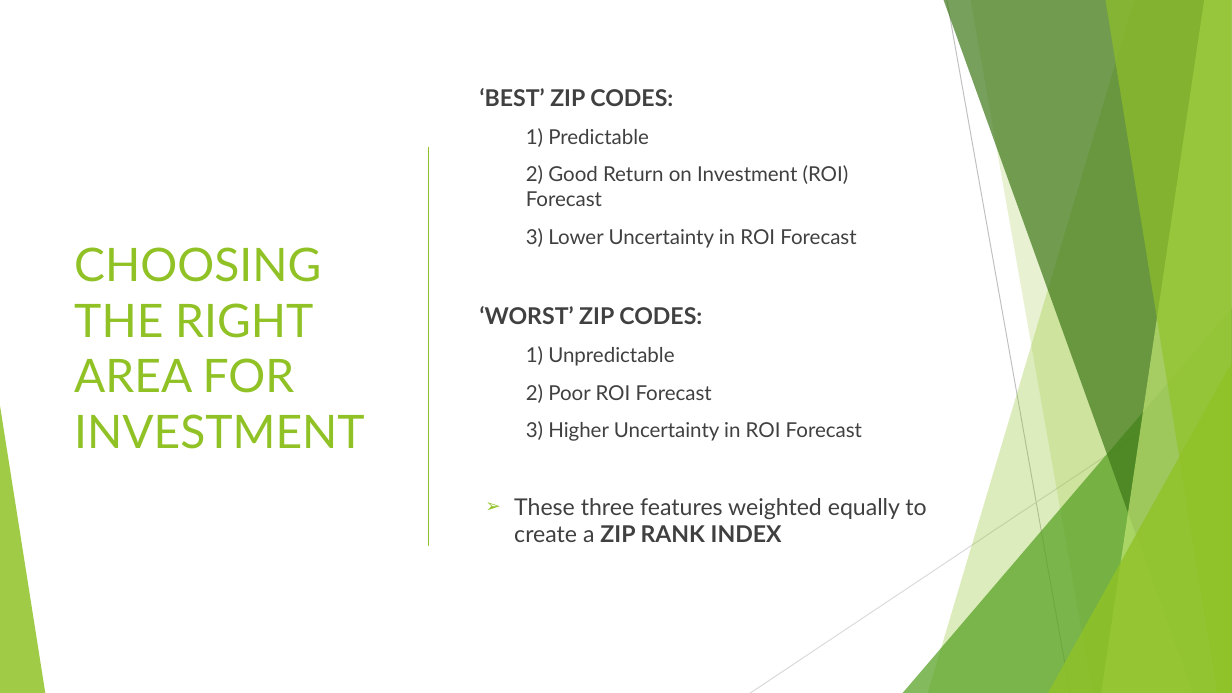
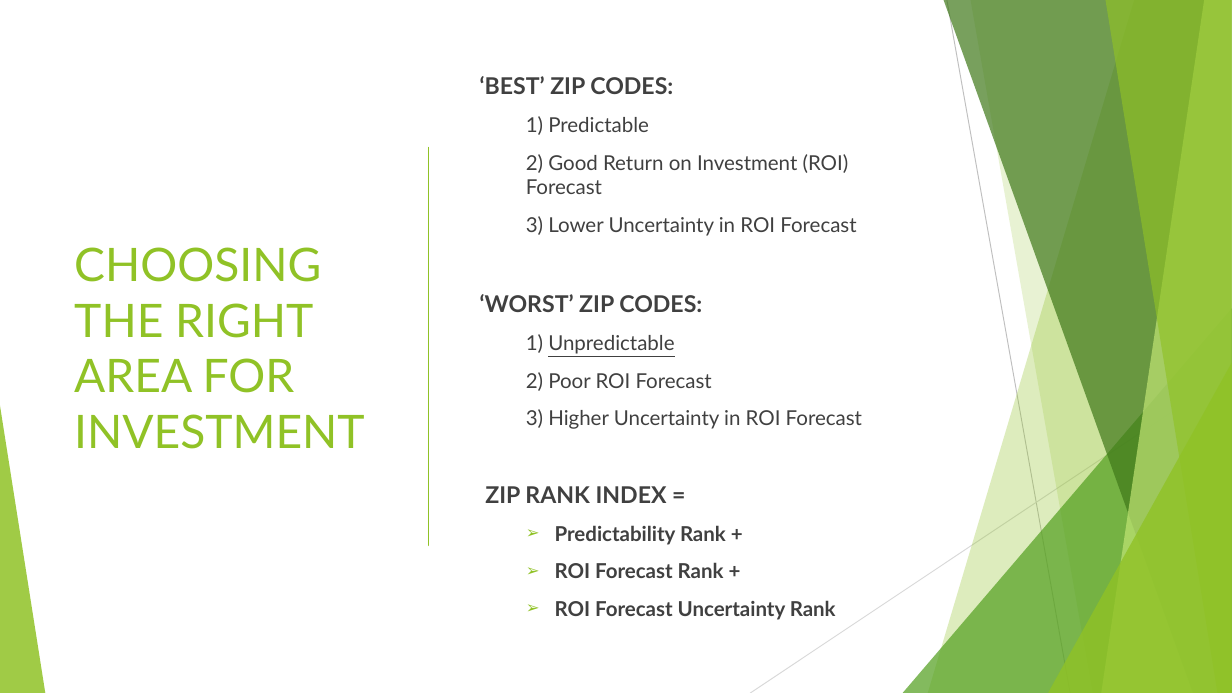
Before and after one commit to douglaspsteen/dsc-mod-4-project-online-ds-ft-100719, a slide deck: slide 4 of steen_mod4_pres.pptx. Drawn at 1232x693 pixels with LibreOffice and Linux fonts; fonts in the diff are those of the drawing. Boxes give left, top, right and bottom in pixels: in the first picture for what was removed or moved away, otherwise in the second. Text is boxed around its words. In the diff, an @@ line names an element or a change of style, - is before the commit and + after.

```diff
--- a/steen_mod4_pres.pptx
+++ b/steen_mod4_pres.pptx
@@ text "‘BEST’ ZIP CODES:": place and size @@
-text "‘BEST’ ZIP CODES:" at [480, 88, 926, 542]
+text "‘BEST’ ZIP CODES:" at [480, 116, 862, 620]
@@ text at [526, 334, 674, 354]: underline on in "Unpredictable" @@
@@ text at [485, 486, 836, 620]: text changed; size 18 to 16 pt; bold on @@
-➢ These three features weighted equally to create a ZIP RANK INDEX
+ZIP RANK INDEX =
+  ➢ Predictability Rank +
+  ➢ ROI Forecast Rank +
+  ➢ ROI Forecast Uncertainty Rank
```
Also in this commit, not shown: 2 other slides changed, 2 slides added, 2 other files.
